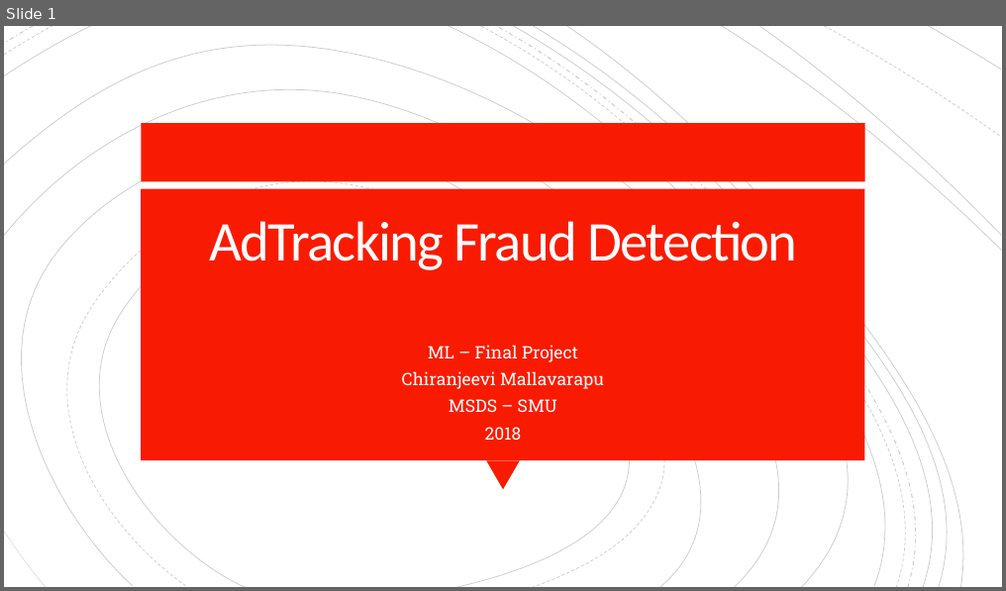
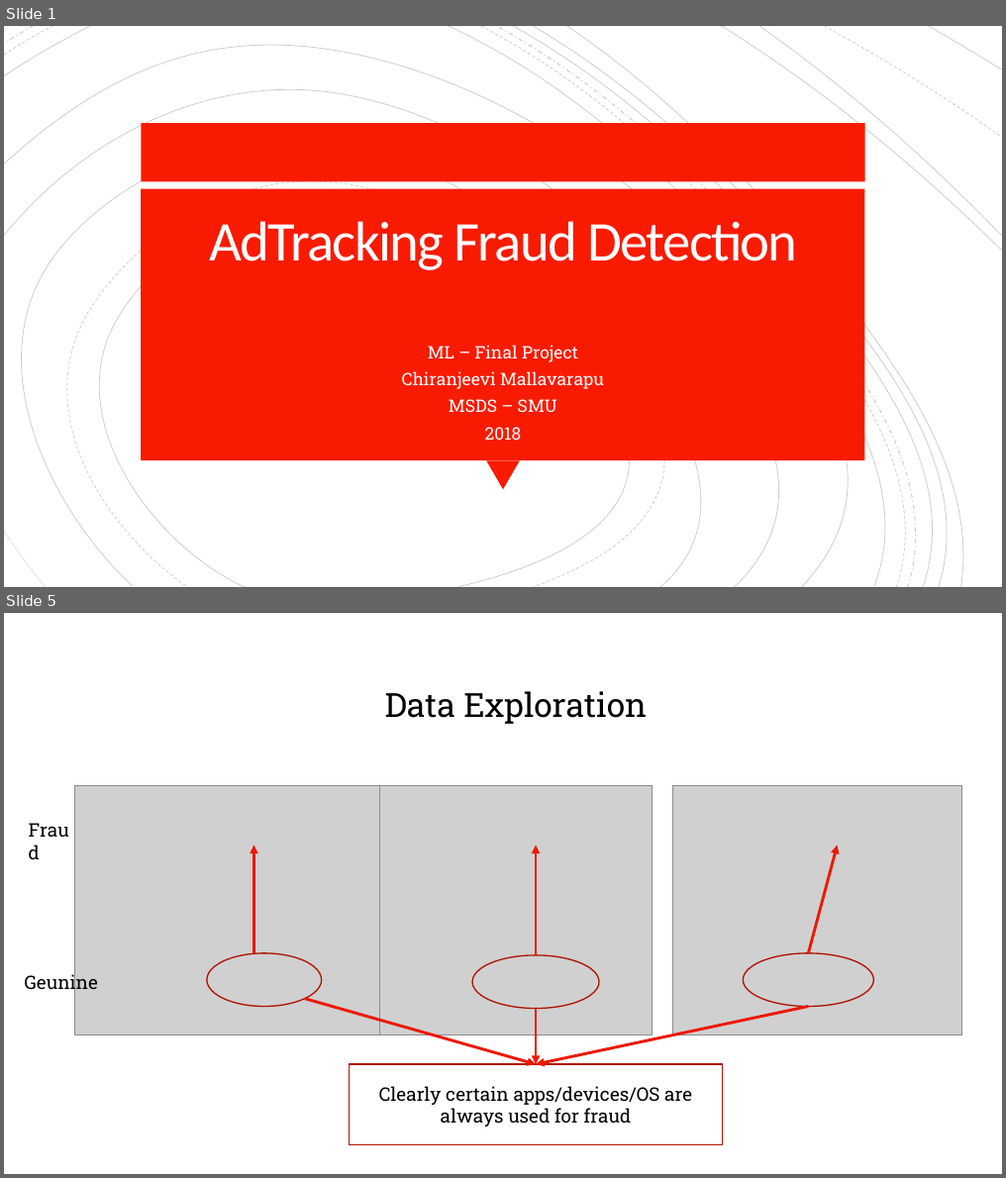
Before and after one commit to ChiruGit/MLProject, a slide deck: MLFinalProject-AdFraudDetection using ConvNeuralNetworks.pptx. Shown one above the other, each under a label of ours: slide 1 before the commit, slides 1 and 5 after it; the slides between them are not shown. The pictures are 1006x591 and 1006x1178 pixels, drawn with LibreOffice and Linux fonts; fonts in the diff are those of the drawing; grey boxes stand for pictures. Boxes give left, top, right and bottom in pixels: in the first picture for what was removed or moved away, otherwise in the second. Text is boxed around its words. In the diff, an @@ line names an element or a change of style, - is before the commit and + after.

```diff
--- a/MLFinalProject-AdFraudDetection using ConvNeuralNetworks.pptx
+++ b/MLFinalProject-AdFraudDetection using ConvNeuralNetworks.pptx
@@ slide 5 added at box(4, 613, 1002, 1174), background #FFFFFF @@
@@ text added at box(385, 691, 647, 724), 32 pt, text #000000 @@
+Data Exploration
@@ picture added at box(74, 786, 380, 1036) @@
@@ picture added at box(380, 786, 652, 1036) @@
@@ picture added at box(672, 786, 961, 1036) @@
@@ text added at box(21, 815, 86, 845), 18 pt, text #000000 @@
+Fraud
@@ arrow added from (254, 954) to (254, 845), #ED1A02 2.75 pt @@
@@ arrow added from (536, 956) to (536, 845), #ED1A02 2.75 pt @@
@@ arrow added from (809, 954) to (838, 845), #ED1A02 2.75 pt @@
@@ ellipse added at box(207, 954, 322, 1007), outline #AF1301 1.25 pt @@
@@ ellipse added at box(472, 956, 599, 1009), outline #AF1301 1.25 pt @@
@@ ellipse added at box(743, 954, 874, 1007), outline #AF1301 1.25 pt @@
@@ text added at box(24, 971, 98, 994), 18 pt, text #000000 @@
+Geunine
@@ arrow added from (305, 998) to (536, 1064), #ED1A02 2.75 pt @@
@@ arrow added from (536, 1008) to (536, 1064), #ED1A02 2.75 pt @@
@@ arrow added from (809, 1007) to (536, 1064), #ED1A02 2.75 pt @@
@@ rectangle added at box(350, 1064, 723, 1146), outline #AF1301 1.25 pt, 18 pt, text #000000 @@
+Clearly certain apps/devices/OS are always used for fraud
```
Also in this commit, not shown: 3 slides changed, 4 other slides added, 1 other file.
